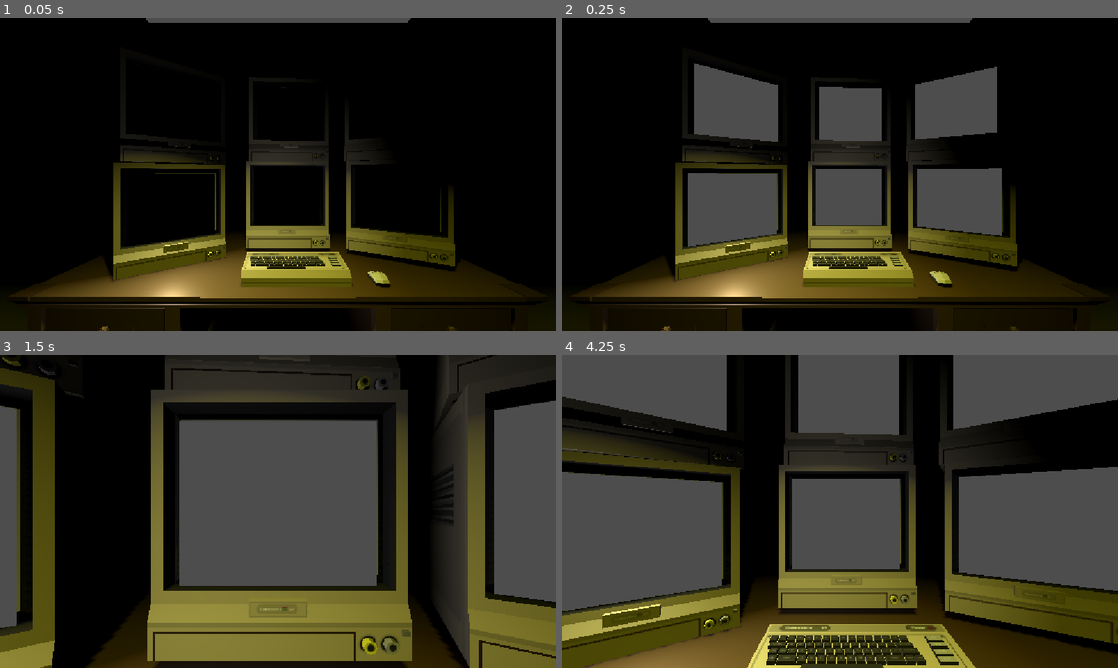
Above: before the commit, frames 1-4 (two rows, left to right).
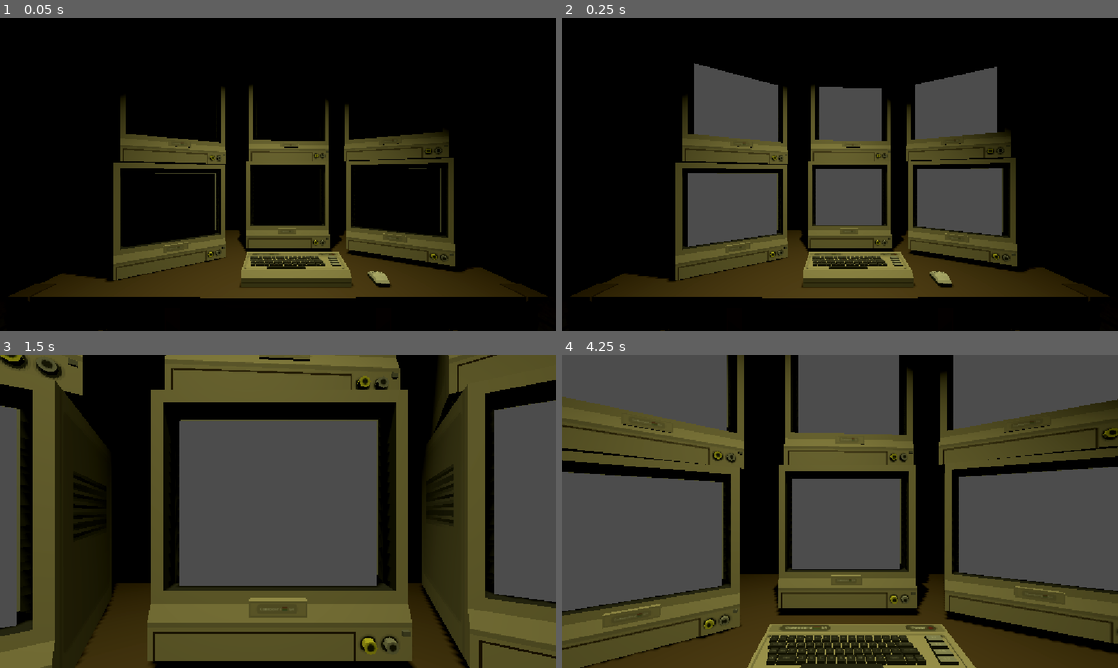
Above: after the commit, the same moments.

Repository: TheoXymore/1983
Game: Godot game, scene res://office/salle_surveillance.tscn
The game is run twice, just before and just after one commit, with the same random seed, the same clock (stepped at 60 frames per second) and the same inputs.
Inputs (mouse positions are in pixels of both pictures, inside the frame that each line leads up to):
- Up to frame 1 (0.05 s): no input
- Up to frame 2 (0.25 s): no input
- Up to frame 3 (1.5 s): tap Enter at 0.5 s; move the mouse to (305, 511) at 0.52 s; click (305, 511) at 0.6 s; tap Space at 1.25 s; move the mouse to (250, 511) at 1.27 s; click (250, 511) at 1.35 s
- Up to frame 4 (4.25 s): tap Enter at 2, 3.5 s; move the mouse to (851, 505) at 2.02 s; click (851, 505) at 2.1 s; tap Space at 2.75 s; move the mouse to (834, 517) at 2.77 s; click (834, 517) at 2.85 s; move the mouse to (878, 514) at 3.52 s; click (878, 514) at 3.6 s; right-click (878, 514) at 4.15 s

The runs differ from the first frame. In frame 1, 17% of the frame differs, in the area x 7-93%, y 0-100%; in frame 2, 17%; in frame 3, 33%, in the area x 0-100%, y 0-100%; in frame 4, 28%.

Commit message:
une belle piece + de l'histoire (vraiment un peu)

Diff:
--- /dev/null
+++ b/office/phone.gd
@@ -0,0 +1,36 @@
+extends StaticBody3D
+class_name Phone
+
+var is_ringing = false
+var current_call
+@export var delay_before_next_ring = 5
+
+func _ready() -> void:
+	StoryManager.phone_call_started.connect(on_phone_call_started)
+	StoryManager.day_ended.connect(on_day_ended)
+	ring_phone()
+
+func ring_phone():
+	is_ringing = true
+	print("Le téléphone sonne ...")
+
+func try_to_answer():
+	if is_ringing == false:
+		print("Le téléphone ne sonne pas")
+	else :
+		is_ringing = false
+		StoryManager.start_next_call_of_the_day()
+
+func on_phone_call_started(call_data):
+	current_call = call_data
+	print(call_data["caller"], " : ", call_data["text"])
+	if not StoryManager.has_remaining_calls_today():
+		StoryManager.end_current_day()
+	finish_current_call()
+
+func finish_current_call():
+	await get_tree().create_timer(delay_before_next_ring).timeout
+	ring_phone()
+
+func on_day_ended(finished_day: int):
+	print("Fin du jour ", finished_day)
--- /dev/null
+++ b/office/phone.tscn
@@ -0,0 +1,17 @@
+[gd_scene format=3 uid="uid://d20cmvdr4im5q"]
+
+[ext_resource type="Script" uid="uid://dnsdn2tke00mn" path="res://office/phone.gd" id="1_ra8yq"]
+[ext_resource type="PackedScene" uid="uid://debnjvx8rwcwe" path="res://office/Office Phone by dook - YxfMuchpUF.glb" id="2_urlwp"]
+
+[sub_resource type="BoxShape3D" id="BoxShape3D_3b1fi"]
+size = Vector3(4.26828, 3.2314758, 1.8754883)
+
+[node name="Phone" type="StaticBody3D" unique_id=629982819]
+script = ExtResource("1_ra8yq")
+metadata/_custom_type_script = "uid://dnsdn2tke00mn"
+
+[node name="Modele" parent="." unique_id=1698900412 instance=ExtResource("2_urlwp")]
+
+[node name="CollisionShape3D" type="CollisionShape3D" parent="." unique_id=97156840]
+transform = Transform3D(1, 0, 0, 0, 1, 0, 0, 0, 1, -0.5112152, 0.15879822, -0.4918369)
+shape = SubResource("BoxShape3D_3b1fi")
--- a/office/salle_surveillance.tscn
+++ b/office/salle_surveillance.tscn
@@ -5,22 +5,65 @@
 [ext_resource type="PackedScene" uid="uid://b03y66qsgtbv6" path="res://screen/screen.tscn" id="2_3hqai"]
 [ext_resource type="PackedScene" uid="uid://wq1u4e0gv8uc" path="res://street/street.tscn" id="2_5j1s6"]
 [ext_resource type="PackedScene" uid="uid://cv7weysihmh6d" path="res://office/Desk by Quaternius - V86Go2rlnq.glb" id="3_i6g08"]
+[ext_resource type="Texture2D" uid="uid://bto7ppj7i7t8s" path="res://office/bamboo_seamless_1k_c.png" id="4_fpao1"]
 [ext_resource type="PackedScene" uid="uid://cdtjlw06suixb" path="res://office/Computer mouse by Poly by Google - 6ikB7PIRVyd.glb" id="4_tcoip"]
+[ext_resource type="Texture2D" uid="uid://rq7pf12kq8hc" path="res://office/trak2_wall1b.tga" id="5_2ecji"]
+[ext_resource type="PackedScene" uid="uid://gu3oyf5we2gf" path="res://office/Light bulb by reelpersen - kDo0SbQW9Y.glb" id="6_f36xe"]
 [ext_resource type="PackedScene" uid="uid://cfdvbof3s3jaf" path="res://office/Keyboard by Poly by Google - 1U29qLrhNs3.glb" id="7_y31d6"]
 [ext_resource type="PackedScene" uid="uid://w0ix0gv1f7ac" path="res://office/Chair by Poly by Google - 49lEx3gLfn9.glb" id="8_vqm4e"]
+[ext_resource type="PackedScene" uid="uid://bgittxxt76yij" path="res://office/Night Stand by Quaternius - 9LI73c5uFA.glb" id="10_vac0n"]
+[ext_resource type="PackedScene" uid="uid://d20cmvdr4im5q" path="res://office/phone.tscn" id="14_ail1s"]
+[ext_resource type="PackedScene" uid="uid://cpss1yoksse8" path="res://office/Door by Quaternius - a948jjnuaL.glb" id="14_f36xe"]
+
+[sub_resource type="ProceduralSkyMaterial" id="ProceduralSkyMaterial_f36xe"]
+sky_horizon_color = Color(0.66224277, 0.6717428, 0.6867428, 1)
+ground_horizon_color = Color(0.66224277, 0.6717428, 0.6867428, 1)
+
+[sub_resource type="Sky" id="Sky_ail1s"]
+sky_material = SubResource("ProceduralSkyMaterial_f36xe")
+
+[sub_resource type="Environment" id="Environment_oj0vh"]
+background_mode = 2
+sky = SubResource("Sky_ail1s")
+ambient_light_sky_contribution = 0.0
+ambient_light_energy = 0.0
+glow_enabled = true
 
 [sub_resource type="BoxMesh" id="BoxMesh_25aah"]
 
+[sub_resource type="StandardMaterial3D" id="StandardMaterial3D_amvgh"]
+albedo_color = Color(0.09019608, 0.023529412, 0.047058824, 1)
+albedo_texture = ExtResource("4_fpao1")
+
 [sub_resource type="BoxShape3D" id="BoxShape3D_3b1fi"]
+
+[sub_resource type="StandardMaterial3D" id="StandardMaterial3D_fpao1"]
+albedo_texture = ExtResource("5_2ecji")
+uv1_scale = Vector3(10, 10, 10)
+
+[sub_resource type="StandardMaterial3D" id="StandardMaterial3D_vac0n"]
+albedo_texture = ExtResource("5_2ecji")
+uv1_scale = Vector3(10, 10, 10)
+
+[sub_resource type="StandardMaterial3D" id="StandardMaterial3D_f36xe"]
+albedo_texture = ExtResource("5_2ecji")
+uv1_scale = Vector3(10, 10, 10)
+
+[sub_resource type="StandardMaterial3D" id="StandardMaterial3D_2ecji"]
+albedo_texture = ExtResource("5_2ecji")
+uv1_scale = Vector3(10, 10, 10)
 
 [node name="Salle_Surveillance" type="Node3D" unique_id=904370933 node_paths=PackedStringArray("ecrans")]
 script = ExtResource("1_s03c4")
 ecrans = [NodePath("Screen1"), NodePath("Screen2"), NodePath("Screen3"), NodePath("Screen4"), NodePath("Screen5"), NodePath("Screen6")]
 rues = Array[PackedScene]([ExtResource("2_5j1s6"), ExtResource("2_5j1s6"), ExtResource("2_5j1s6"), ExtResource("2_5j1s6"), ExtResource("2_5j1s6"), ExtResource("2_5j1s6")])
 
+[node name="WorldEnvironment" type="WorldEnvironment" parent="." unique_id=1618774863]
+environment = SubResource("Environment_oj0vh")
+
 [node name="Lumiere_Plafond" type="SpotLight3D" parent="." unique_id=1880976669]
-transform = Transform3D(1, 0, 0, 0, -4.371139e-08, 1, 0, -1, -4.371139e-08, 0, 2.7739465, -0.42586845)
-light_color = Color(1, 1, 0.22745098, 1)
+transform = Transform3D(1, 0, 0, 0, -4.371139e-08, 1, 0, -1, -4.371139e-08, 0, 2.7739465, -0.9984643)
+light_color = Color(1, 1, 0.61960787, 1)
 light_cull_mask = 4294967293
 shadow_enabled = true
 
@@ -38,11 +81,24 @@
 
 [node name="MeshInstance3D" type="MeshInstance3D" parent="Sol/StaticBody3D" unique_id=1098985281]
 mesh = SubResource("BoxMesh_25aah")
+surface_material_override/0 = SubResource("StandardMaterial3D_amvgh")
 
 [node name="Computer mouse by Poly by Google - 6ikB7PIRVyd" parent="Sol/StaticBody3D/MeshInstance3D" unique_id=641931288 instance=ExtResource("4_tcoip")]
 transform = Transform3D(-0.007978888, 0, 0.0005808134, 0, 0.1, 0, -0.0005808134, 0, -0.007978888, 0.13449813, 4.731927, -0.046572775)
 
 [node name="CollisionShape3D" type="CollisionShape3D" parent="Sol/StaticBody3D" unique_id=136585625]
+shape = SubResource("BoxShape3D_3b1fi")
+
+[node name="Toit" type="Node3D" parent="." unique_id=606503609]
+transform = Transform3D(3.5, 0, 0, 0, 0.233, 0, 0, 0, 3.5, 0, 3.262473, -1)
+
+[node name="StaticBody3D" type="StaticBody3D" parent="Toit" unique_id=358940306]
+
+[node name="MeshInstance3D" type="MeshInstance3D" parent="Toit/StaticBody3D" unique_id=234397249]
+mesh = SubResource("BoxMesh_25aah")
+surface_material_override/0 = SubResource("StandardMaterial3D_amvgh")
+
+[node name="CollisionShape3D" type="CollisionShape3D" parent="Toit/StaticBody3D" unique_id=1892674463]
 shape = SubResource("BoxShape3D_3b1fi")
 
 [node name="Mur_Gauche" type="Node3D" parent="." unique_id=200968806]
@@ -51,8 +107,9 @@
 [node name="StaticBody3D" type="StaticBody3D" parent="Mur_Gauche" unique_id=607861866]
 
 [node name="MeshInstance3D" type="MeshInstance3D" parent="Mur_Gauche/StaticBody3D" unique_id=792942215]
-transform = Transform3D(1.0000001, -2.220446e-16, 0, -5.684342e-14, 1, 0, 0, 0, 1.0000001, -0.0029835105, 0, 0)
+transform = Transform3D(-0.0112675885, 6.640073e-07, 0.9999367, 6.6400725e-07, 1, -6.565673e-07, -0.9999367, 6.565673e-07, -0.0112675885, -0.0029835105, 0, 0)
 mesh = SubResource("BoxMesh_25aah")
+surface_material_override/0 = SubResource("StandardMaterial3D_fpao1")
 
 [node name="CollisionShape3D" type="CollisionShape3D" parent="Mur_Gauche/StaticBody3D" unique_id=183340551]
 shape = SubResource("BoxShape3D_3b1fi")
@@ -63,8 +120,9 @@
 [node name="StaticBody3D" type="StaticBody3D" parent="Mur_Droit" unique_id=770492229]
 
 [node name="MeshInstance3D" type="MeshInstance3D" parent="Mur_Droit/StaticBody3D" unique_id=92117184]
-transform = Transform3D(1.0000001, -2.220446e-16, 0, -5.684342e-14, 1, 0, 0, 0, 1.0000001, -0.003134042, 0, 0)
+transform = Transform3D(-0.0036828879, 6.590271e-07, -0.9999934, 6.590271e-07, 1, 6.566046e-07, 0.9999934, -6.566045e-07, -0.0036828879, -0.003134042, 0, 0)
 mesh = SubResource("BoxMesh_25aah")
+surface_material_override/0 = SubResource("StandardMaterial3D_vac0n")
 
 [node name="CollisionShape3D" type="CollisionShape3D" parent="Mur_Droit/StaticBody3D" unique_id=362606474]
 shape = SubResource("BoxShape3D_3b1fi")
@@ -75,8 +133,9 @@
 [node name="StaticBody3D" type="StaticBody3D" parent="Mur_Devant" unique_id=410850582]
 
 [node name="MeshInstance3D" type="MeshInstance3D" parent="Mur_Devant/StaticBody3D" unique_id=887077857]
-transform = Transform3D(1.0000001, -2.220446e-16, 0, -5.684342e-14, 1, 0, 0, 0, 1.0000001, -0.003134042, 0, 0)
+transform = Transform3D(-0.0050161122, 3.3019205e-09, -0.99998754, 1.3165032e-06, 1, -3.3018068e-09, 0.9999875, -1.3165032e-06, -0.005016112, -0.003134042, 0, 0)
 mesh = SubResource("BoxMesh_25aah")
+surface_material_override/0 = SubResource("StandardMaterial3D_f36xe")
 
 [node name="CollisionShape3D" type="CollisionShape3D" parent="Mur_Devant/StaticBody3D" unique_id=1957425995]
 shape = SubResource("BoxShape3D_3b1fi")
@@ -87,8 +146,9 @@
 [node name="StaticBody3D" type="StaticBody3D" parent="Mur_Derriere" unique_id=1117522396]
 
 [node name="MeshInstance3D" type="MeshInstance3D" parent="Mur_Derriere/StaticBody3D" unique_id=531222276]
-transform = Transform3D(1.0000001, -2.220446e-16, 0, -5.684342e-14, 1, 0, 0, 0, 1.0000001, -0.003134042, 0, 0)
+transform = Transform3D(0.016145559, 1.3025309e-06, 0.99986976, -1.0515748e-08, 1, -1.302531e-06, -0.9998697, 1.0515805e-08, 0.016145559, -0.003134042, 0, 0)
 mesh = SubResource("BoxMesh_25aah")
+surface_material_override/0 = SubResource("StandardMaterial3D_2ecji")
 
 [node name="CollisionShape3D" type="CollisionShape3D" parent="Mur_Derriere/StaticBody3D" unique_id=504705261]
 shape = SubResource("BoxShape3D_3b1fi")
@@ -96,13 +156,6 @@
 [node name="Screen1" parent="." unique_id=697487490 instance=ExtResource("2_3hqai")]
 transform = Transform3D(0.21498255, 0, 0.12760296, 0, 0.25, 0, -0.12760296, 0, 0.21498255, -0.6813643, 1.4063588, -1.520599)
 collision_mask = 2
-
-[node name="LightScreen1" type="SpotLight3D" parent="." unique_id=2039354298]
-transform = Transform3D(-0.85628, 0.047486342, -0.5143243, 0.04070753, 0.99887186, 0.024450965, 0.5149052, 0, -0.8572471, -0.5725615, 1.3836224, -1.2747681)
-layers = 2
-light_energy = 0.525
-spot_range = 1.339
-spot_angle = 102.03
 
 [node name="Screen2" parent="." unique_id=524203711 instance=ExtResource("2_3hqai")]
 transform = Transform3D(0.1999198, 0, 0.15010689, 0, 0.25, 0, -0.15010689, 0, 0.1999198, -0.7079749, 1.9657613, -1.5534664)
@@ -125,5 +178,20 @@
 [node name="Keyboard" parent="." unique_id=1977884095 instance=ExtResource("7_y31d6")]
 transform = Transform3D(0.002, 0, 0, 0, 0.002, 0, 0, 0, 0.002, 0.08614442, 1.3211389, -1.1757762)
 
+[node name="Mouse" parent="." unique_id=529314845 instance=ExtResource("4_tcoip")]
+transform = Transform3D(-0.02792611, 0, 0.002032847, 0, 0.0233, 0, -0.002032847, 0, -0.02792611, 0.47074348, 4.365012, -1.1630048)
+
 [node name="Chair" parent="." unique_id=1579308504 instance=ExtResource("8_vqm4e")]
 transform = Transform3D(-6.5567085e-09, 0, 0.15, 0, 0.15, 0, -0.15, 0, -6.5567085e-09, 0.013176858, 0.1227541, -0.16170573)
+
+[node name="Night_Stand" parent="." unique_id=1240037349 instance=ExtResource("10_vac0n")]
+transform = Transform3D(-9.76288e-08, 0, -0.90999997, 0, 0.90999997, 0, 0.90999997, 0, -9.76288e-08, 1.1713141, 0.17773831, -0.10678288)
+
+[node name="Light_Bulb" parent="." unique_id=1777320494 instance=ExtResource("6_f36xe")]
+transform = Transform3D(0.07699998, 0, 0, 0, 0.046599984, 0, 0, 0, 0.07699998, 0, 2.7787976, -0.991717)
+
+[node name="Door" parent="." unique_id=788658171 instance=ExtResource("14_f36xe")]
+transform = Transform3D(-3.934025e-08, 0, 0.9, 0, 0.9, 0, -0.9, 0, -3.934025e-08, -1.5117915, 0.07559198, -0.34522367)
+
+[node name="Phone" parent="." unique_id=629982819 instance=ExtResource("14_ail1s")]
+transform = Transform3D(-4.371139e-09, 0, -0.1, 0, 0.1, 0, 0.1, 0, -4.371139e-09, 0.9309293, 1.1868492, 0)
--- a/office/vue_joueur.gd
+++ b/office/vue_joueur.gd
@@ -10,7 +10,7 @@
 var rues: Array
 
 var collided_object
-var current_screen
+var current_object
 
 @onready var tween = get_tree().create_tween()
 
@@ -21,8 +21,8 @@
 	if event is InputEventMouseMotion :
 		if not is_camera_selected:
 			rotate_camera(event.relative)
-		elif current_screen.rue.has_node("Camera"):
-			current_screen.rue.get_node("Camera").rotate_camera(event.relative)
+		elif current_object.rue.has_node("Camera"):
+			current_object.rue.get_node("Camera").rotate_camera(event.relative)
 
 func rotate_camera(mouse_delta: Vector2) -> void:
 	rotation.y -= mouse_delta.x * mouse_sensitivity
@@ -39,9 +39,14 @@
 	collided_object = ray_cast_3d.get_collider()
 
 	if collided_object is Screen:
-		current_screen = collided_object
-		print(current_screen)
-		move_camera_to_global_position(current_screen.anchor.global_position, current_screen.anchor.global_rotation, false)
+		current_object = collided_object
+		print(current_object)
+		move_camera_to_global_position(current_object.anchor.global_position, current_object.anchor.global_rotation, false)
+
+	elif collided_object is Phone:
+		current_object = collided_object
+		print(current_object)
+		current_object.try_to_answer()
 
 func move_camera_to_global_position(position, rotation, can_move):
 	if tween and tween.is_valid():
--- a/project.godot
+++ b/project.godot
@@ -15,6 +15,10 @@
 config/features=PackedStringArray("4.7", "Forward Plus")
 config/icon="res://icon.svg"
 
+[autoload]
+
+StoryManager="*uid://8008l2g5iai2"
+
 [display]
 
 window/stretch/mode="canvas_items"
@@ -22,19 +26,19 @@
 
 [input]
 
+pause={
+"deadzone": 0.2,
+"events": [Object(InputEventKey,"resource_local_to_scene":false,"resource_name":"","device":-1,"window_id":0,"alt_pressed":false,"shift_pressed":false,"ctrl_pressed":false,"meta_pressed":false,"pressed":false,"keycode":0,"physical_keycode":4194305,"key_label":0,"unicode":0,"location":0,"echo":false,"script":null)
+]
+}
 select={
 "deadzone": 0.2,
-"events": [Object(InputEventMouseButton,"resource_local_to_s …(136 unchanged characters)… alse,"button_mask":1,"position":Vector2(417, 14),"global_position":Vector2(426, 62),"factor":1.0,"button_index":1,"canceled":false,"pressed":true,"double_click":false,"script":null)
+"events": [Object(InputEventMouseButton,"resource_local_to_s …(136 unchanged characters)… alse,"button_mask":1,"position":Vector2(191, 13),"global_position":Vector2(200, 61),"factor":1.0,"button_index":1,"canceled":false,"pressed":true,"double_click":false,"script":null)
 ]
 }
 cancel={
 "deadzone": 0.2,
-"events": [Object(InputEventMouseButton,"resource_local_to_s …(136 unchanged characters)… alse,"button_mask":2,"position":Vector2(507, 23),"global_position":Vector2(516, 71),"factor":1.0,"button_index":2,"canceled":false,"pressed":true,"double_click":false,"script":null)
-]
-}
-pause={
-"deadzone": 0.2,
-"events": [Object(InputEventKey,"resource_local_to_scene":false,"resource_name":"","device":-1,"window_id":0,"alt_pressed":false,"shift_pressed":false,"ctrl_pressed":false,"meta_pressed":false,"pressed":false,"keycode":0,"physical_keycode":4194305,"key_label":0,"unicode":0,"location":0,"echo":false,"script":null)
+"events": [Object(InputEventMouseButton,"resource_local_to_s …(136 unchanged characters)… alse,"button_mask":2,"position":Vector2(180, 15),"global_position":Vector2(189, 63),"factor":1.0,"button_index":2,"canceled":false,"pressed":true,"double_click":false,"script":null)
 ]
 }
 
--- /dev/null
+++ b/story/story.json
@@ -0,0 +1,14 @@
+{
+	"1" : {
+		"calls" : [{
+			"id" : "day1_call1",
+			"caller" : "Inconnu",
+			"text" : "Bonjour, vous avez été embauché pour surveiller la population."
+		},
+		{
+			"id": "day1_call2",
+			"caller": "Inconnu",
+			"text" : "Bon travail aujourd'hui, vous pouvez aller vous reposer"
+		}]
+	}
+}
--- /dev/null
+++ b/story/story_manager.gd
@@ -0,0 +1,39 @@
+extends Node
+
+signal phone_call_started(call_data: Dictionary)
+signal day_ended(day_finished: int)
+
+const DAYS_FILE_PATH: String = "res://story/story.json"
+var days_data: Dictionary = {}
+var current_day = 1
+var current_call_index = 0
+
+func _ready():
+	load_days_from_json()
+
+func load_days_from_json():
+	var day_file = FileAccess.open(DAYS_FILE_PATH, FileAccess.READ)
+	days_data = JSON.parse_string(day_file.get_as_text())
+
+func get_calls_of_the_day():
+	return days_data.get(str(current_day), {}).get("calls", [])
+
+func start_next_call_of_the_day():
+	var calls: Array = get_calls_of_the_day()
+	while current_call_index < calls.size():
+		var call_data: Dictionary = calls[current_call_index]
+		current_call_index += 1
+		phone_call_started.emit(call_data)
+		return
+	end_current_day()
+
+func has_remaining_calls_today():
+	var calls: Array = get_calls_of_the_day()
+	if current_call_index < calls.size():
+		return true
+	return false
+
+func end_current_day():
+	day_ended.emit(current_day)
+	current_call_index = 0
+	current_day += 1
Binary file added: office/Door by Quaternius - a948jjnuaL.glb
Not shown, added: office/Door by Quaternius - a948jjnuaL.glb.import
Binary file added: office/Light Desk by Quaternius - uJDWrSJGVH.glb
Not shown, added: office/Light Desk by Quaternius - uJDWrSJGVH.glb.import
Binary file added: office/Light bulb by reelpersen - kDo0SbQW9Y.glb
Not shown, added: office/Light bulb by reelpersen - kDo0SbQW9Y.glb.import
Binary file added: office/Night Stand by Quaternius - 9LI73c5uFA.glb
Not shown, added: office/Night Stand by Quaternius - 9LI73c5uFA.glb.import
Binary file added: office/Office Phone by dook - YxfMuchpUF.glb
Not shown, added: office/Office Phone by dook - YxfMuchpUF.glb.import
Binary file added: office/Red Door by Kenney - NZxf87zEEm.glb
Not shown, added: office/Red Door by Kenney - NZxf87zEEm.glb.import
(and 8 more such lines)
